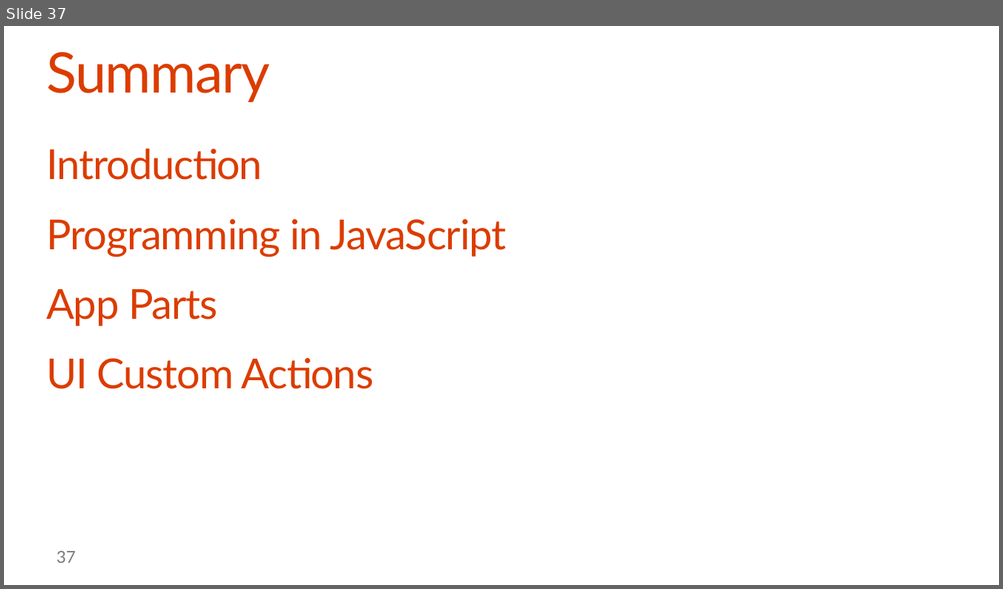
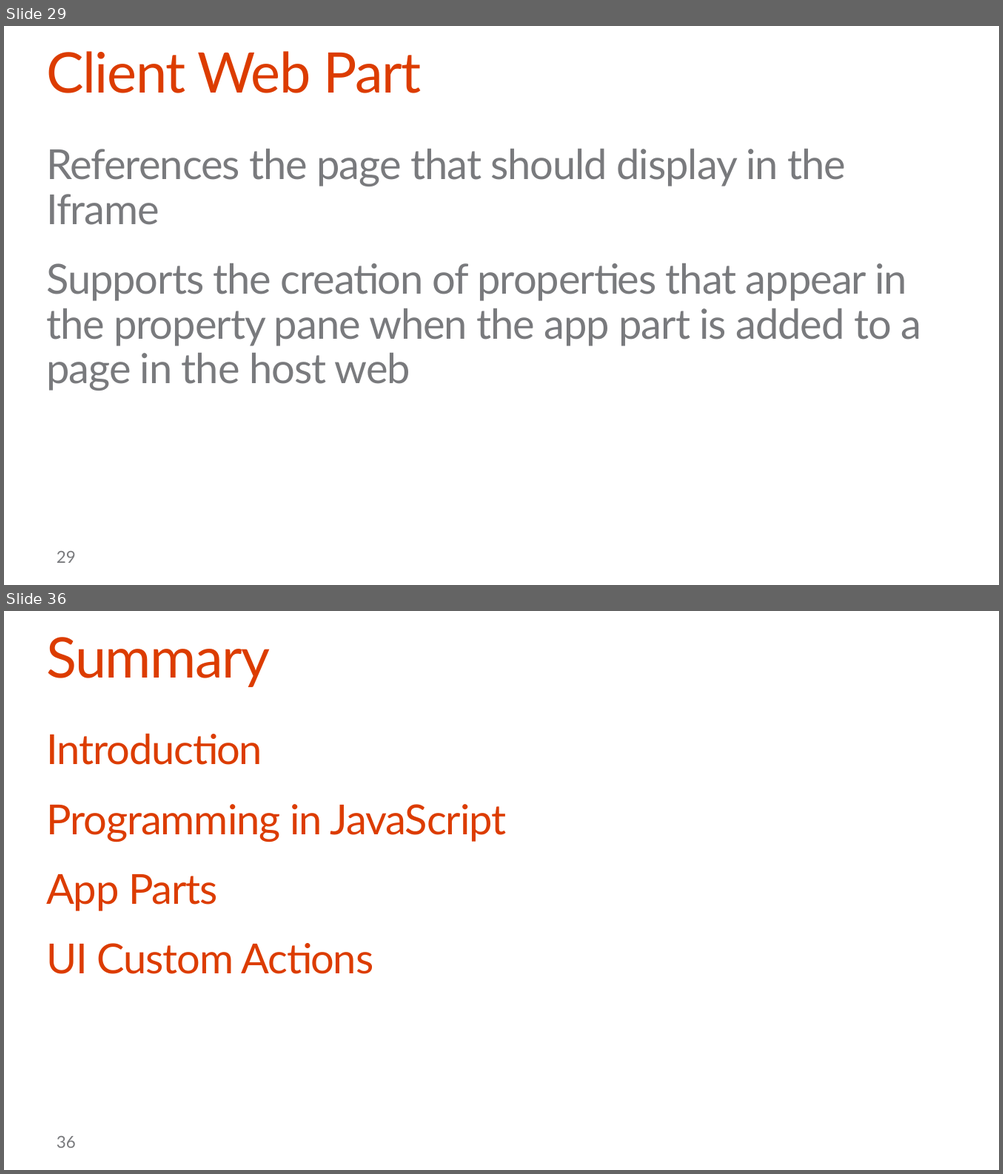
Before and after one commit to OfficeDev/TrainingContent, a slide deck: O3652-5 Deep Dive into SharePoint Hosted Apps/O3652-5 Deep Dive into SharePoint Hosted Apps.pptx. Shown one above the other, each under a label of ours: slide 37 before the commit, slides 29 and 36 after it; the slides between them are not shown. The pictures are 1003x589 and 1003x1174 pixels, drawn with LibreOffice and Linux fonts; fonts in the diff are those of the drawing; background and template pictures are left out. Boxes give left, top, right and bottom in pixels: in the first picture for what was removed or moved away, otherwise in the second. Text is boxed around its words. In the diff, an @@ line names an element or a change of style, - is before the commit and + after.

```diff
--- a/O3652-5 Deep Dive into SharePoint Hosted Apps/O3652-5 Deep Dive into SharePoint Hosted Apps.pptx
+++ b/O3652-5 Deep Dive into SharePoint Hosted Apps/O3652-5 Deep Dive into SharePoint Hosted Apps.pptx
@@ slide 29 added at (4, 26, 999, 585), background #FFFFFF @@
@@ title added at (46, 51, 421, 93), 54 pt, text #DC3C00 @@
+Client Web Part
@@ text added at (46, 149, 921, 391), 40 pt, text #797A7D @@
+References the page that should display in the Iframe
+Supports the creation of properties that appear in the property pane when the app part is added to a page in the host web
@@ page number added at (57, 551, 76, 563), 16 pt, text #797A7D @@
+29
@@ what was slide 37 is now slide 36 @@
@@ page number at (57, 1136, 76, 1148): text changed @@
-37
+36
```
Also in this commit, not shown: 8 slides changed, 12 other slides added, 14 slides removed.
